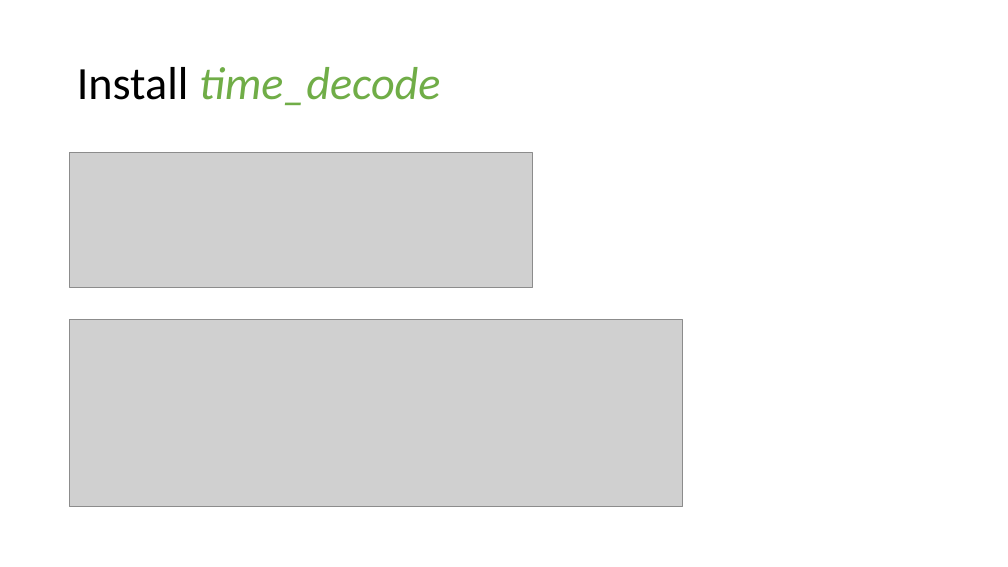
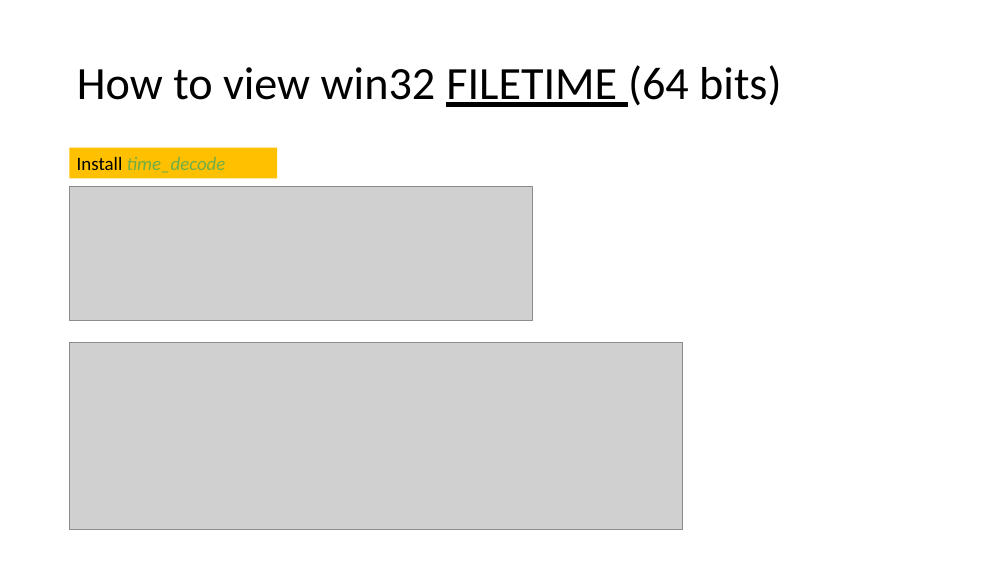
Before and after one commit to frankwxu/digital-forensics-lab, a slide deck: slide 19 of NIST_Data_Leakage_Case/NIST_Data_Leakage_07_NetworkDrive_Cloud.pptx. Drawn at 1008x567 pixels with LibreOffice and Linux fonts; fonts in the diff are those of the drawing; grey boxes stand for pictures; background and template pictures are left out. Boxes give left, top, right and bottom in pixels: in the first picture for what was removed or moved away, otherwise in the second. Text is boxed around its words. In the diff, an @@ line names an element or a change of style, - is before the commit and + after.

```diff
--- a/NIST_Data_Leakage_Case/NIST_Data_Leakage_07_NetworkDrive_Cloud.pptx
+++ b/NIST_Data_Leakage_Case/NIST_Data_Leakage_07_NetworkDrive_Cloud.pptx
@@ title at (x1=77, y1=65, x2=781, y2=107): text changed; text colour #70AD47 to #000000; italic off @@
-Install time_decode
+How to view win32 FILETIME (64 bits)
@@ rectangle added at (x1=70, y1=147, x2=278, y2=178), fill #FFC000, 18 pt, text #70AD47, italic @@
+Install time_decode
@@ picture moved from (x1=70, y1=153, x2=533, y2=287) to (x1=70, y1=186, x2=533, y2=321) @@
@@ picture moved from (x1=70, y1=320, x2=683, y2=507) to (x1=70, y1=343, x2=683, y2=530) @@
```
Also in this commit, not shown: 3 other slides changed, 2 slides added, 1 slide removed, 2 other files.
